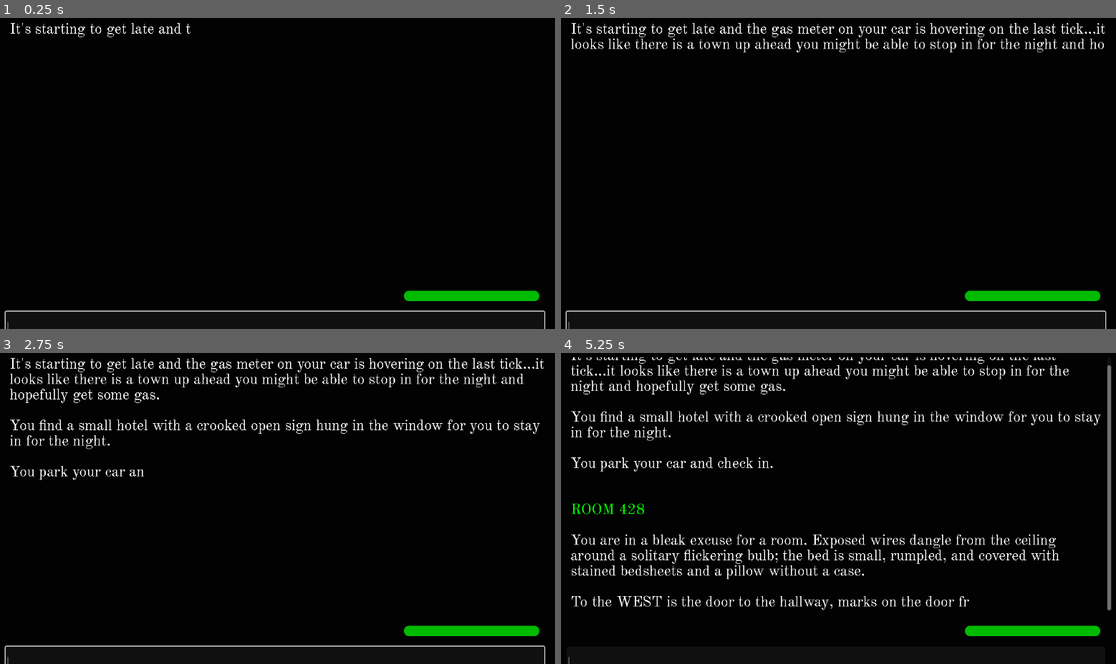
Above: before the commit, frames 1-4 (two rows, left to right).
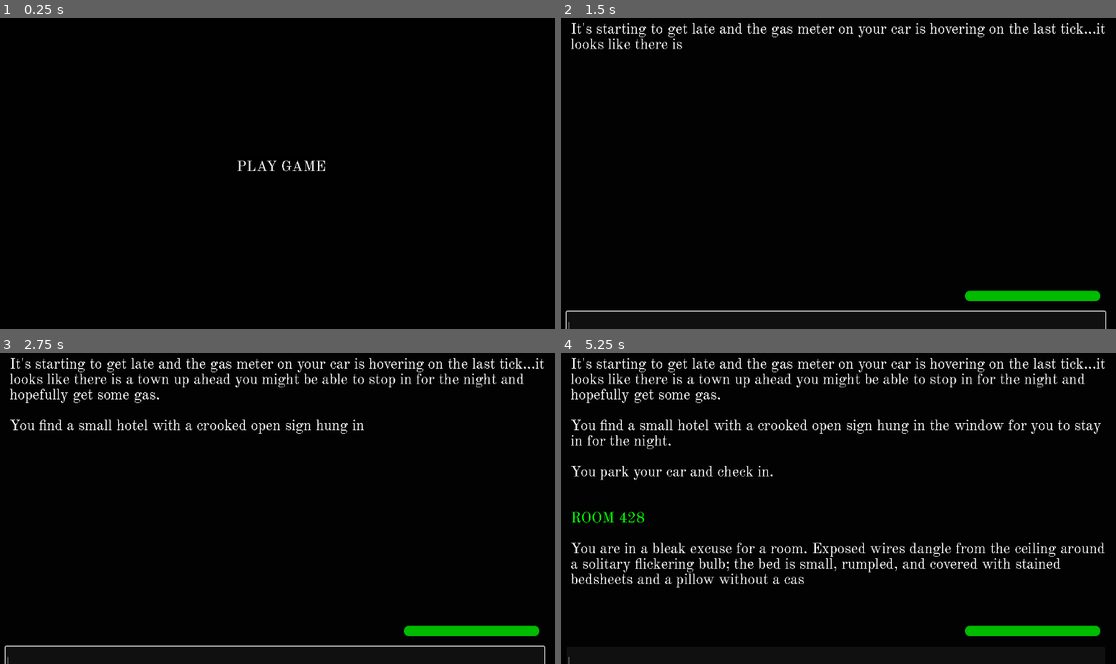
Above: after the commit, the same moments.

Repository: claramckinley/TextAdventure
Game: Godot game, scene res://main/home_page.tscn
Two runs of this game, one before a commit and one after it. Both use one fixed random seed, a clock stepped at 60 frames per second and the inputs below. Before the commit the project starts from res://main/text_adventure.tscn.
Inputs (mouse positions are in pixels of both pictures, inside the frame that each line leads up to):
- Up to frame 1 (0.25 s): no input
- Up to frame 2 (1.5 s): click (844, 167) at 0.5 s, where only the run after the commit has a clickable "PLAY GAME"
- Up to frame 3 (2.75 s): no input
- Up to frame 4 (5.25 s): tap Escape (skip) at 4.9 s

The runs differ from the first frame. In frame 1, 1.8% of the frame differs, in the area x 0-99%, y 1-100%; in frame 2, 0.8%; in frame 3, 0.7%; in frame 4, 13%, in the area x 1-100%, y 1-83%.

Commit message:
added a start page

Diff:
--- /dev/null
+++ b/main/home_page.gd
@@ -0,0 +1,7 @@
+extends Control
+
+func _ready():
+	$CenterContainer/Button.grab_focus()
+
+func _on_button_pressed():
+	get_tree().change_scene_to_file("res://main/text_adventure.tscn")
--- /dev/null
+++ b/main/home_page.tscn
@@ -0,0 +1,43 @@
+[gd_scene load_steps=3 format=3 uid="uid://cpinw8nbf51eg"]
+
+[ext_resource type="Script" path="res://main/home_page.gd" id="1_33pxn"]
+
+[sub_resource type="StyleBoxFlat" id="StyleBoxFlat_et18i"]
+bg_color = Color(0, 0, 0, 1)
+
+[node name="HomePage" type="Control"]
+layout_mode = 3
+anchors_preset = 0
+script = ExtResource("1_33pxn")
+
+[node name="ColorRect" type="ColorRect" parent="."]
+layout_mode = 0
+offset_left = -463.0
+offset_top = -413.0
+offset_right = 1674.0
+offset_bottom = 1207.0
+color = Color(0.00392157, 0.00392157, 0.00392157, 1)
+
+[node name="CenterContainer" type="CenterContainer" parent="."]
+layout_mode = 1
+anchors_preset = 15
+anchor_right = 1.0
+anchor_bottom = 1.0
+offset_left = -4.0
+offset_top = -4.0
+offset_right = 1152.0
+offset_bottom = 649.0
+grow_horizontal = 2
+grow_vertical = 2
+
+[node name="Button" type="Button" parent="CenterContainer"]
+layout_mode = 2
+mouse_default_cursor_shape = 2
+theme_override_colors/font_color = Color(0.92549, 0.92549, 0.92549, 1)
+theme_override_colors/font_hover_color = Color(0, 0.733333, 0, 1)
+theme_override_font_sizes/font_size = 30
+theme_override_styles/focus = SubResource("StyleBoxFlat_et18i")
+text = "PLAY GAME"
+icon_alignment = 1
+
+[connection signal="pressed" from="CenterContainer/Button" to="." method="_on_button_pressed"]
--- a/main/text_adventure.gd
+++ b/main/text_adventure.gd
@@ -62,12 +62,11 @@
 	display_text.add_text(text + "\n")
 	tween_text(false, text)
 
-func tween_text(skip, text):
+func tween_text(skip, _text):
 	if skip:
 		pass
 	else:
 		tween = create_tween()
-		var time_to_type = 10 #4000.0 / display_text.get_total_character_count()
 		tween.tween_property(display_text, "visible_characters", display_text.get_total_character_count(), Tween.EASE_OUT_IN * 2)
 
 func _on_user_input_text_submitted(new_text):
--- a/project.godot
+++ b/project.godot
@@ -11,9 +11,8 @@
 [application]
 
 config/name="Text Adventure"
-run/main_scene="res://main/text_adventure.tscn"
+run/main_scene="res://main/home_page.tscn"
 config/features=PackedStringArray("4.1", "Forward Plus")
-config/icon="res://icon.svg"
 
 [autoload]
 
Not shown, changed: export_presets.cfg
Not shown, changed: icon.svg.import
